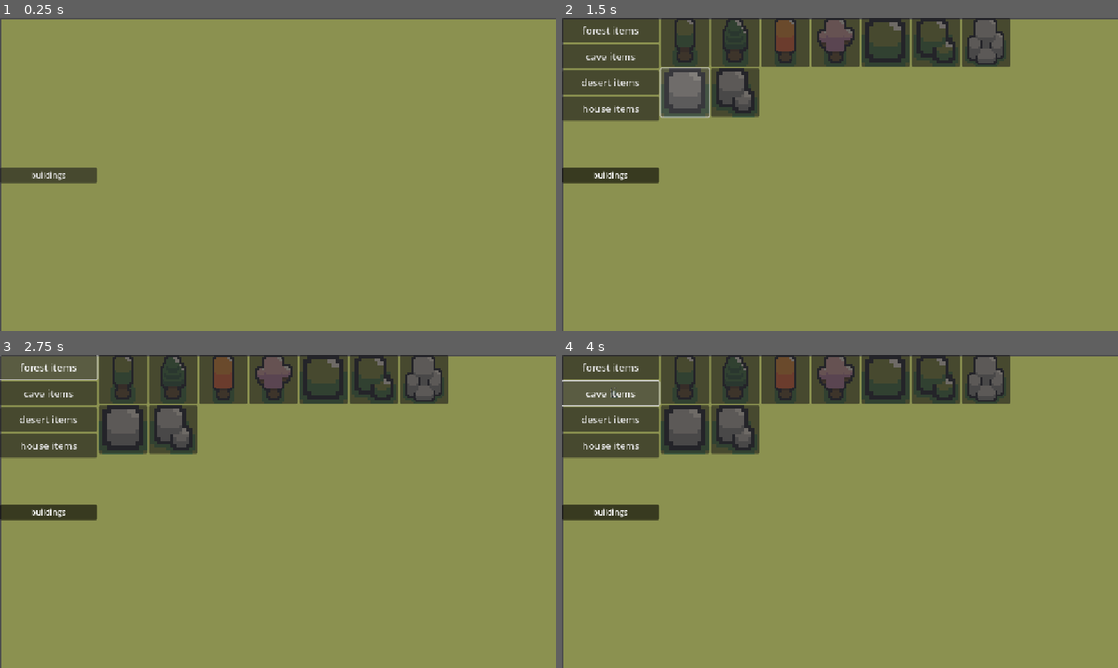
Above: before the commit, frames 1-4 (two rows, left to right).
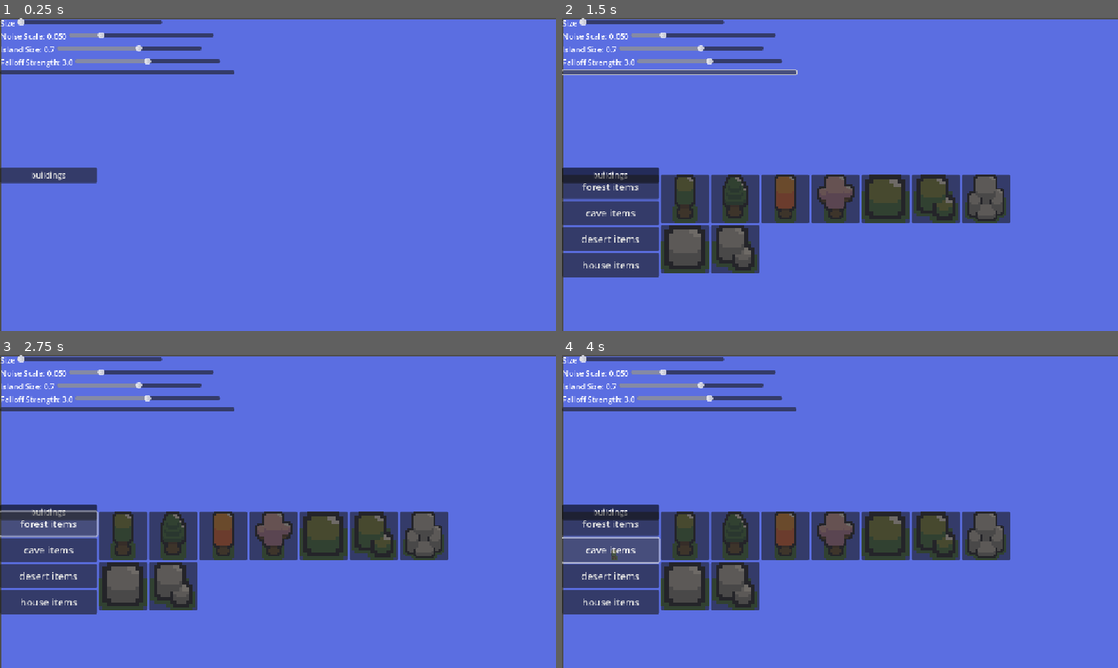
Above: after the commit, the same moments.

Repository: Wout-Vereijken/godot-topdown-game
Game: Godot game, scene res://world/scenes/test_scene.tscn
The game is run twice, just before and just after one commit, with the same random seed, the same clock (stepped at 60 frames per second) and the same inputs.
Inputs (mouse positions are in pixels of both pictures, inside the frame that each line leads up to; where the layout moved, square brackets give the same spot in the first picture):
- Up to frame 1 (0.25 s): no input
- Up to frame 2 (1.5 s): click "buildings" at 0.5 s; click (678, 71) at 1.27 s
- Up to frame 3 (2.75 s): click "forest items" at 2 s
- Up to frame 4 (4 s): click (684, 536) [684, 380] at 2.75 s; click "cave items" at 3.5 s

The runs differ from the first frame. In frame 1, 99% of the frame differs, in the area x 0-100%, y 0-100%; in frame 2, 100%; in frame 3, 100%; in frame 4, 100%.

Commit message:
added procedural island

Diff:
--- /dev/null
+++ b/IslandGenerator.gd
@@ -0,0 +1,98 @@
+@tool
+extends Node2D
+class_name IslandGenerator
+
+@export var map_size: int = 256
+@export var noise_scale: float = 0.05
+@export var island_size: float = 0.7
+@export var falloff_strength: float = 3.0
+@export var generate_on_ready: bool = true
+
+# TileMap reference
+@onready var tile_map: TileMapLayer = $TileMapLayer
+
+# Noise generator
+var noise: FastNoiseLite
+
+# Tile source IDs (you'll need to set these up in your TileSet)
+const DEEP_WATER = 5
+const SHALLOW_WATER = 2
+const BEACH = 3
+const GRASS = 0
+const FOREST = 1
+const MOUNTAIN = 4
+
+func _ready():
+	setup_noise()
+	if generate_on_ready:
+		generate_island()
+
+func setup_noise():
+	noise = FastNoiseLite.new()
+	noise.seed = randi()
+	noise.noise_type = FastNoiseLite.TYPE_PERLIN
+	noise.frequency = noise_scale
+
+func generate_island():
+	if not tile_map:
+		print("TileMap not found!")
+		return
+
+	# Clear existing tiles
+	tile_map.clear()
+
+	# Generate height map and place tiles
+	for x in range(map_size):
+		for y in range(map_size):
+			var height = calculate_height(x, y)
+			var tile_type = get_tile_type(height)
+
+			# Place tile at position
+			tile_map.set_cell(Vector2i(x, y), 0, Vector2i(tile_type, 0))
+
+func calculate_height(x: int, y: int) -> float:
+	# Get noise value
+	var noise_value = noise.get_noise_2d(x, y)
+
+	# Calculate distance from center for radial falloff
+	var center_x = map_size / 2.0
+	var center_y = map_size / 2.0
+	var distance = sqrt((x - center_x) * (x - center_x) + (y - center_y) * (y - center_y))
+	var max_distance = map_size * island_size / 3.0
+
+	# Apply radial falloff
+	var falloff = 1.0
+	if distance > max_distance:
+		falloff = pow(1.0 - (distance - max_distance) / (map_size / 2.0 - max_distance), falloff_strength)
+		falloff = max(0.0, falloff)
+
+	# Combine noise and falloff
+	var height = (noise_value + 1.0) / 2.0 * falloff
+	return clamp(height, 0.0, 1.0)
+
+func get_tile_type(height: float) -> int:
+	if height < 0.1:
+		return DEEP_WATER
+	elif height < 0.2:
+		return SHALLOW_WATER
+	elif height < 0.25:
+		return BEACH
+	elif height < 0.5:
+		return GRASS
+	elif height < 0.6:
+		return FOREST
+	elif height < 0.8:
+		return MOUNTAIN
+	else:
+		return MOUNTAIN
+
+func regenerate():
+	noise.seed = randi()
+	generate_island()
+
+func update_settings(new_noise_scale: float, new_island_size: float, new_falloff_strength: float):
+	noise_scale = new_noise_scale
+	island_size = new_island_size
+	falloff_strength = new_falloff_strength
+	noise.frequency = noise_scale
+	generate_island()
--- /dev/null
+++ b/IslandGeneratorUI.gd
@@ -0,0 +1,60 @@
+extends Control
+
+@onready var island_generator: IslandGenerator = $"../../IslandGenerator"
+@onready var noise_scale_slider: HSlider = $VBoxContainer/NoiseScaleContainer/NoiseScaleSlider
+@onready var island_size_slider: HSlider = $VBoxContainer/IslandSizeContainer/IslandSizeSlider
+@onready var falloff_slider: HSlider = $VBoxContainer/FalloffContainer/FalloffSlider
+@onready var generate_button: Button = $VBoxContainer/GenerateButton
+
+@onready var noise_scale_label: Label = $VBoxContainer/NoiseScaleContainer/NoiseScaleLabel
+@onready var island_size_label: Label = $VBoxContainer/IslandSizeContainer/IslandSizeLabel
+@onready var falloff_label: Label = $VBoxContainer/FalloffContainer/FalloffLabel
+
+func _ready():
+	setup_ui()
+	connect_signals()
+
+func setup_ui():
+	# Setup sliders
+	noise_scale_slider.min_value = 0.01
+	noise_scale_slider.max_value = 0.2
+	noise_scale_slider.step = 0.01
+	noise_scale_slider.value = island_generator.noise_scale
+
+	island_size_slider.min_value = 0.3
+	island_size_slider.max_value = 1.0
+	island_size_slider.step = 0.1
+	island_size_slider.value = island_generator.island_size
+
+	falloff_slider.min_value = 1.0
+	falloff_slider.max_value = 5.0
+	falloff_slider.step = 0.1
+	falloff_slider.value = island_generator.falloff_strength
+
+	update_labels()
+
+func connect_signals():
+	noise_scale_slider.value_changed.connect(_on_noise_scale_changed)
+	island_size_slider.value_changed.connect(_on_island_size_changed)
+	falloff_slider.value_changed.connect(_on_falloff_changed)
+	generate_button.pressed.connect(_on_generate_pressed)
+
+func _on_noise_scale_changed(value: float):
+	island_generator.update_settings(value, island_generator.island_size, island_generator.falloff_strength)
+	update_labels()
+
+func _on_island_size_changed(value: float):
+	island_generator.update_settings(island_generator.noise_scale, value, island_generator.falloff_strength)
+	update_labels()
+
+func _on_falloff_changed(value: float):
+	island_generator.update_settings(island_generator.noise_scale, island_generator.island_size, value)
+	update_labels()
+
+func _on_generate_pressed():
+	island_generator.regenerate()
+
+func update_labels():
+	noise_scale_label.text = "Noise Scale: %.3f" % noise_scale_slider.value
+	island_size_label.text = "Island Size: %.1f" % island_size_slider.value
+	falloff_label.text = "Falloff Strength: %.1f" % falloff_slider.value
--- a/ui/scenes/control.tscn
+++ b/ui/scenes/control.tscn
@@ -15,7 +15,10 @@
 
 [node name="menu" type="Control"]
 layout_mode = 3
-anchors_preset = 0
+anchors_preset = 4
+anchor_top = 0.5
+anchor_bottom = 0.5
+grow_vertical = 2
 theme = SubResource("Theme_gbrtg")
 script = ExtResource("1_gbrtg")
 
--- /dev/null
+++ b/world/scenes/main.tscn
@@ -0,0 +1,90 @@
+[gd_scene load_steps=6 format=3 uid="uid://b7doi2v7no2c3"]
+
+[ext_resource type="Script" uid="uid://gd63k1mfrae6" path="res://IslandGenerator.gd" id="1_6y8n1"]
+[ext_resource type="Script" uid="uid://bt2m70xruk2ut" path="res://IslandGeneratorUI.gd" id="2_11sfw"]
+[ext_resource type="Texture2D" uid="uid://j6mqyhs6j0a8" path="res://world/assets/simple tileset.png" id="2_fltyv"]
+
+[sub_resource type="TileSetAtlasSource" id="TileSetAtlasSource_l2kdp"]
+texture = ExtResource("2_fltyv")
+0:0/0 = 0
+1:0/0 = 0
+2:0/0 = 0
+3:0/0 = 0
+5:0/0 = 0
+4:0/0 = 0
+
+[sub_resource type="TileSet" id="TileSet_tns44"]
+sources/0 = SubResource("TileSetAtlasSource_l2kdp")
+
+[node name="Main" type="Node2D"]
+
+[node name="IslandGenerator" type="Node2D" parent="."]
+script = ExtResource("1_6y8n1")
+
+[node name="TextureRect" type="TextureRect" parent="IslandGenerator"]
+offset_right = 1920.0
+offset_bottom = 1080.0
+
+[node name="TileMapLayer" type="TileMapLayer" parent="IslandGenerator"]
+tile_set = SubResource("TileSet_tns44")
+
+[node name="CanvasLayer" type="CanvasLayer" parent="."]
+
+[node name="UI" type="Control" parent="CanvasLayer"]
+layout_mode = 3
+anchors_preset = 0
+offset_right = 525.0
+offset_bottom = 236.0
+script = ExtResource("2_11sfw")
+
+[node name="VBoxContainer" type="VBoxContainer" parent="CanvasLayer/UI"]
+layout_mode = 0
+offset_right = 485.0
+offset_bottom = 224.0
+
+[node name="SizeContainer" type="HBoxContainer" parent="CanvasLayer/UI/VBoxContainer"]
+layout_mode = 2
+
+[node name="SizeLabel" type="Label" parent="CanvasLayer/UI/VBoxContainer/SizeContainer"]
+layout_mode = 2
+text = "Size"
+
+[node name="SizeSlider" type="HSlider" parent="CanvasLayer/UI/VBoxContainer/SizeContainer"]
+custom_minimum_size = Vector2(300, 0)
+layout_mode = 2
+
+[node name="NoiseScaleContainer" type="HBoxContainer" parent="CanvasLayer/UI/VBoxContainer"]
+layout_mode = 2
+
+[node name="NoiseScaleLabel" type="Label" parent="CanvasLayer/UI/VBoxContainer/NoiseScaleContainer"]
+layout_mode = 2
+text = "Noise"
+
+[node name="NoiseScaleSlider" type="HSlider" parent="CanvasLayer/UI/VBoxContainer/NoiseScaleContainer"]
+custom_minimum_size = Vector2(300, 0)
+layout_mode = 2
+
+[node name="IslandSizeContainer" type="HBoxContainer" parent="CanvasLayer/UI/VBoxContainer"]
+layout_mode = 2
+
+[node name="IslandSizeLabel" type="Label" parent="CanvasLayer/UI/VBoxContainer/IslandSizeContainer"]
+layout_mode = 2
+text = "Island Size"
+
+[node name="IslandSizeSlider" type="HSlider" parent="CanvasLayer/UI/VBoxContainer/IslandSizeContainer"]
+custom_minimum_size = Vector2(300, 0)
+layout_mode = 2
+
+[node name="FalloffContainer" type="HBoxContainer" parent="CanvasLayer/UI/VBoxContainer"]
+layout_mode = 2
+
+[node name="FalloffLabel" type="Label" parent="CanvasLayer/UI/VBoxContainer/FalloffContainer"]
+layout_mode = 2
+text = "Falloff"
+
+[node name="FalloffSlider" type="HSlider" parent="CanvasLayer/UI/VBoxContainer/FalloffContainer"]
+custom_minimum_size = Vector2(300, 0)
+layout_mode = 2
+
+[node name="GenerateButton" type="Button" parent="CanvasLayer/UI/VBoxContainer"]
+layout_mode = 2
--- a/world/scenes/test_scene.tscn
+++ b/world/scenes/test_scene.tscn
@@ -6,6 +6,7 @@
 [ext_resource type="Texture2D" uid="uid://dvyfx71r3dgvg" path="res://world/assets/selected_tile_preview.png" id="3_d3ufx"]
 [ext_resource type="Script" uid="uid://dmyyh630o55dh" path="res://camera/scripts/camera_2d.gd" id="5_vudbx"]
 [ext_resource type="PackedScene" uid="uid://c1e1sgf1d0s12" path="res://ui/scenes/menu.tscn" id="6_5mm75"]
+[ext_resource type="PackedScene" uid="uid://b7doi2v7no2c3" path="res://world/scenes/main.tscn" id="7_63fq2"]
 
 [sub_resource type="TileSetAtlasSource" id="TileSetAtlasSource_5mm75"]
 texture = ExtResource("2_43ifv")
@@ -121,6 +122,8 @@
 tile_map_data = PackedByteArray("AAAAABQAAAACAAIAAAAAAB4AAAACAAIAAAABAAQAAAACAAIAAAACAAIAAAACAAIAAAACAAUAAAACAAIAAAACAA …(47152 unchanged characters)…
 tile_set = SubResource("TileSet_63fq2")
 
+[node name="Main" parent="." instance=ExtResource("7_63fq2")]
+
 [node name="ground" type="TileMapLayer" parent="."]
 tile_set = SubResource("TileSet_vudbx")
 
@@ -131,6 +134,7 @@
 position = Vector2(573, 321)
 position_smoothing_enabled = true
 script = ExtResource("5_vudbx")
+min_zoom = 0.15
 max_zoom = 5.0
 
 [node name="CanvasLayer" type="CanvasLayer" parent="."]
Not shown, added: IslandGenerator.gd.uid
Not shown, added: IslandGeneratorUI.gd.uid
Binary file added: world/assets/simple tileset.png
Not shown, added: world/assets/simple tileset.png.import
Not shown: 1 places in world/scenes/test_scene.tscn that only renumber resources
Not shown, added: world/scenes/main.tscn1723565280.tmp
Not shown, added: world/scenes/main.tscn1737155752.tmp
